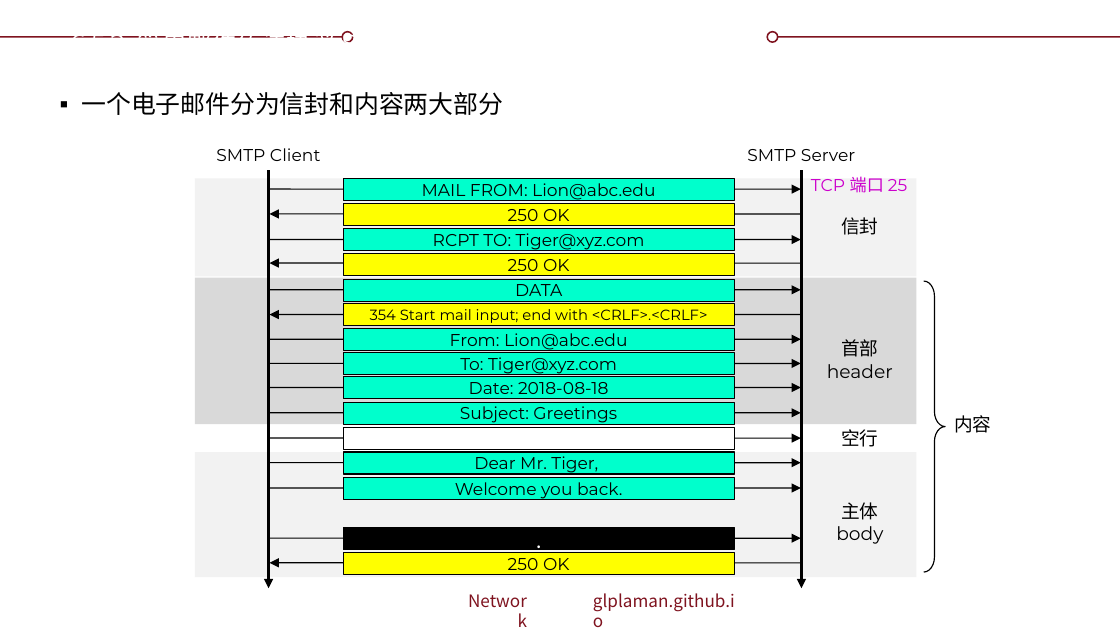
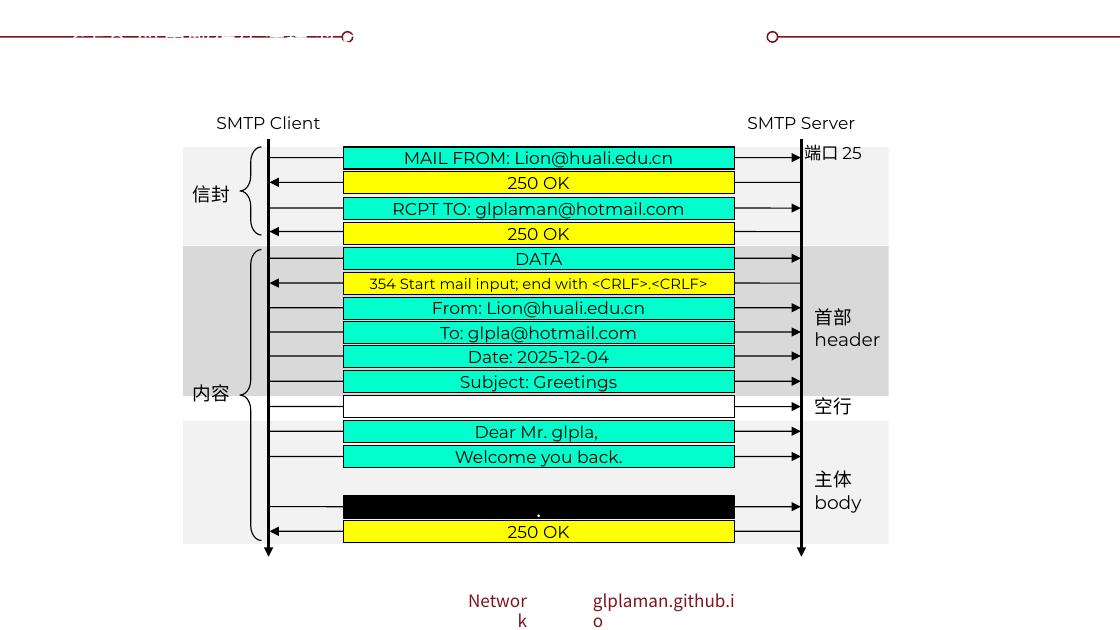
Before and after one commit to glplaman/glplaman.github.io, a slide deck: slide 135 of network/ppt/chap6.pptx (slide 134 before the commit). Drawn at 1120x630 pixels with LibreOffice and Linux fonts; fonts in the diff are those of the drawing; background and template pictures are left out. Boxes give left, top, right and bottom in pixels: in the first picture for what was removed or moved away, otherwise in the second. Text is boxed around its words. In the diff, an @@ line names an element or a change of style, - is before the commit and + after.

```diff
--- a/network/ppt/chap6.pptx
+++ b/network/ppt/chap6.pptx
@@ text removed at (82, 92, 504, 115) @@
-▪ 一个电子邮件分为信封和内容两大部分
@@ rectangle: place and size @@
-rectangle at (195, 178, 916, 277)
+rectangle at (184, 147, 889, 245)
@@ right brace added at (240, 147, 261, 235), outline #000000 0.75 pt @@
@@ text at (804, 144, 861, 161): text changed; text colour #CC00CC to #000000 @@
-TCP 端口 25
+端口 25
@@ text "信封": place and size @@
-text "信封" at (841, 217, 878, 235)
+text "信封" at (193, 185, 230, 203)
@@ rectangle "250 OK": place and size @@
-rectangle "250 OK" at (343, 204, 734, 226)
+rectangle "250 OK" at (343, 171, 734, 194)
@@ text in rectangle at (404, 151, 673, 170): text changed @@
-MAIL FROM: Lion@abc.edu
+MAIL FROM: Lion@huali.edu.cn
@@ text in rectangle at (392, 202, 684, 220): text changed @@
-RCPT TO: Tiger@xyz.com
+RCPT TO: glplaman@hotmail.com
@@ rectangle: place and size @@
-rectangle at (195, 278, 916, 424)
+rectangle at (184, 246, 889, 396)
@@ right brace: place and size @@
-right brace at (924, 281, 945, 572)
+right brace at (240, 250, 261, 541)
@@ right brace at (240, 250, 261, 541): mirrored @@
@@ text in rectangle at (432, 301, 645, 320): text changed @@
-From: Lion@abc.edu
+From: Lion@huali.edu.cn
@@ text in rectangle at (440, 326, 637, 344): text changed @@
-To: Tiger@xyz.com
+To: glpla@hotmail.com
@@ 16 arrows, 14 rectangles, 5 texts: place and size @@
-16 arrows, 14 rectangles, 5 texts at (216, 148, 893, 588)
+16 arrows, 14 rectangles, 5 texts at (216, 116, 880, 557)
@@ text in rectangle at (468, 351, 609, 368): text changed @@
-Date: 2018-08-18
+Date: 2025-12-04
@@ text "内容": place and size @@
-text "内容" at (954, 415, 991, 433)
+text "内容" at (193, 384, 230, 402)
@@ alignment centre to left in 3 elements at (814, 308, 880, 346), (814, 470, 861, 513), (814, 397, 851, 415) @@
@@ rectangle: place and size @@
-rectangle at (195, 452, 916, 578)
+rectangle at (184, 421, 889, 544)
@@ text in rectangle at (475, 425, 598, 443): text changed @@
-Dear Mr. Tiger,
+Dear Mr. glpla,
@@ arrow moved from (270, 539) - (801, 539) to (270, 506) - (801, 506) @@
```
Also in this commit, not shown: 5 other slides changed, 1 slide added, 12 other files.
